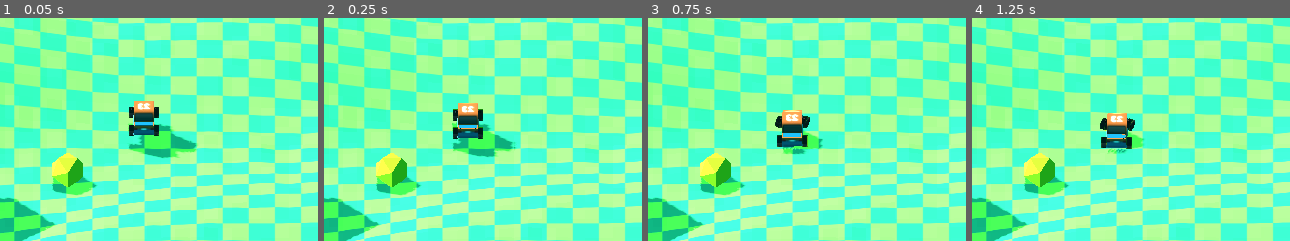
Above: before the commit, frames 1-4 (left to right).
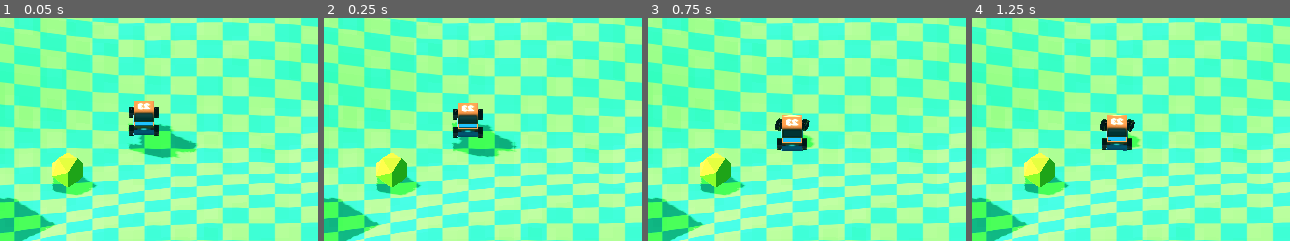
Above: after the commit, the same moments.

Repository: DaniMaccari/Car-Playground
Game: Godot game, scene res://Scenes/Main.tscn
The game is run twice, just before and just after one commit, with the same random seed, the same clock (stepped at 60 frames per second) and the same inputs. The project has no main scene, so this scene is started directly.
Inputs:
- Up to frame 1 (0.05 s): no input
- Up to frame 2 (0.25 s): no input
- Up to frame 3 (0.75 s): hold Right (ui_right) from 0.53 s (still down)
- Up to frame 4 (1.25 s): keep holding Right (ui_right)
The pictures show only the part of the screen within x 31-81%, y 37-87%; the shares and areas given below are measured in that part.

Frame 1 is identical in both runs. In frame 2, 0.5% of the frame differs, in the area x 40-61%, y 38-62%; in frame 3, 1.6%, in the area x 39-56%, y 41-62%; in frame 4, 1.0%.

Commit message:
security commit

Diff:
--- a/Scenes/Vehicle_movement.tscn
+++ b/Scenes/Vehicle_movement.tscn
@@ -83,7 +83,7 @@
 shadow_mesh = SubResource("ArrayMesh_f3jxb")
 
 [node name="Body" type="VehicleBody3D"]
-transform = Transform3D(1, 0, 0, 0, 1, 0, 0, 0, 1, 0, 0.141597, 5.25387)
+transform = Transform3D(1, 0, 0, 0, 1, 0, 0, 0, 1, 0, 0.142, 0)
 mass = 100.0
 center_of_mass_mode = 1
 script = ExtResource("1_ijyx4")
@@ -177,4 +177,3 @@
 cull_mask = 1048573
 
 [node name="raycast_floor" type="RayCast3D" parent="."]
-target_position = Vector3(0, -2, 0)
